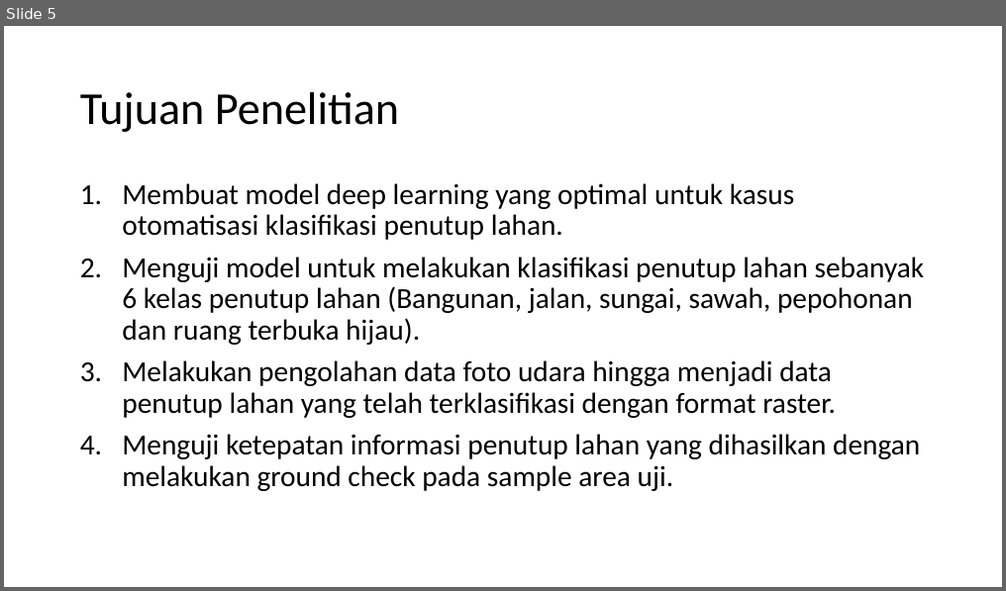
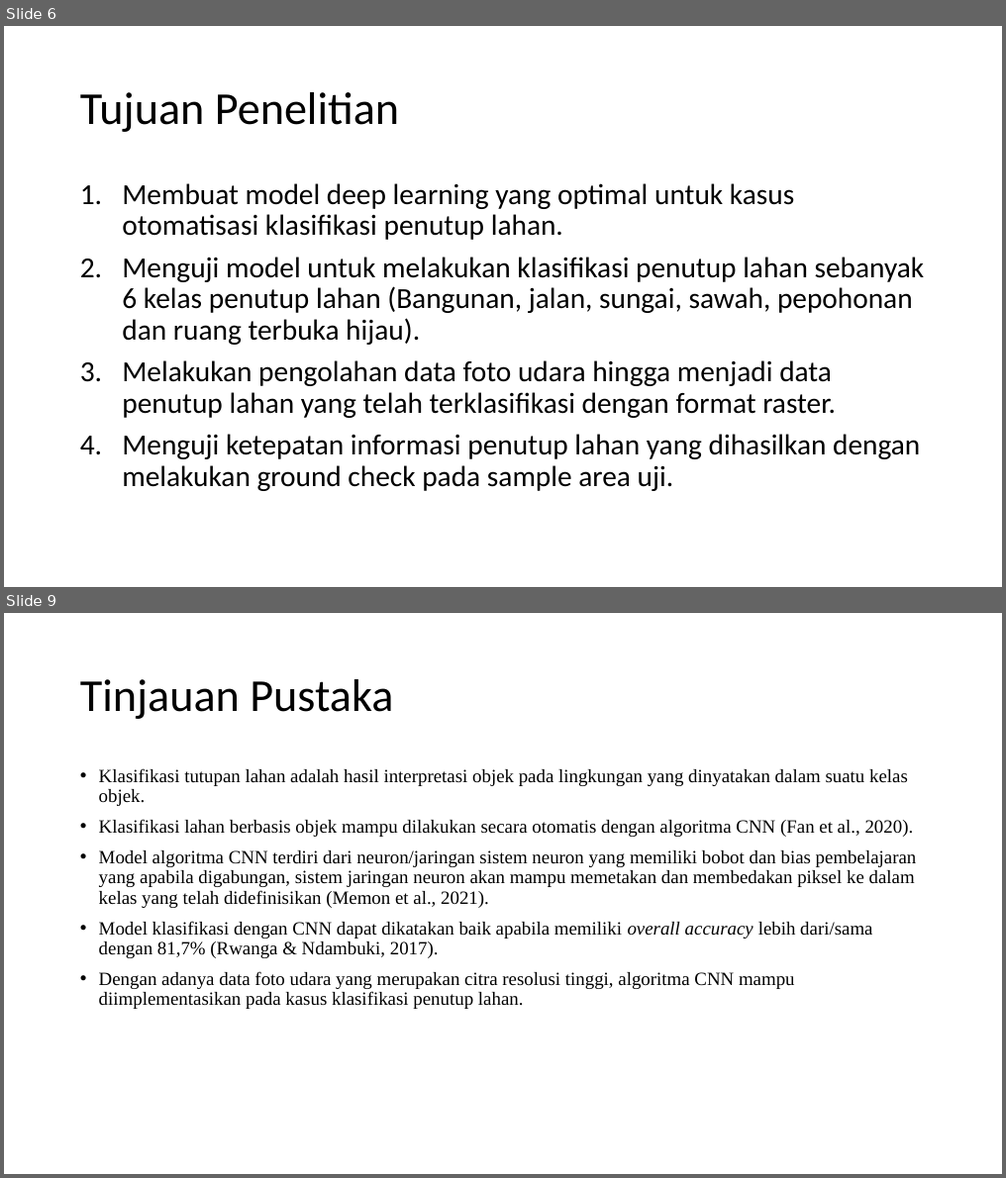
Before and after one commit to fakmalpradana/skripsi, a slide deck: Seminar Proposal Skripsi.pptx. Shown one above the other, each under a label of ours: slide 5 before the commit, slides 6 and 9 after it; the slides between them are not shown. The pictures are 1006x591 and 1006x1178 pixels, drawn with LibreOffice and Linux fonts; fonts in the diff are those of the drawing. Boxes give left, top, right and bottom in pixels: in the first picture for what was removed or moved away, otherwise in the second. Text is boxed around its words. In the diff, an @@ line names an element or a change of style, - is before the commit and + after.

Commit message:
menambahkan pendahuluan pada ppt seminar proposal

```diff
--- a/Seminar Proposal Skripsi.pptx
+++ b/Seminar Proposal Skripsi.pptx
@@ slide 9 added at (4,613,1002,1174), background #FFFFFF @@
@@ title added at (80,679,393,719), 44 pt, text #000000 @@
+Tinjauan Pustaka
@@ text added at (99,768,917,1009), 18 pt, text #000000 @@
+• Klasifikasi tutupan lahan adalah hasil interpretasi objek pada lingkungan yang dinyatakan dalam suatu kelas objek.
+• Klasifikasi lahan berbasis objek mampu dilakukan secara otomatis dengan algoritma CNN (Fan et al., 2020).
+• Model algoritma CNN terdiri dari neuron/jaringan sistem neuron yang memiliki bobot dan bias pembelajaran yang apabila digabungan, sistem jaringan neuron akan mampu memetakan dan membedakan piksel ke dalam kelas yang telah didefinisikan (Memon et al., 2021).
+• Model klasifikasi dengan CNN dapat dikatakan baik apabila memiliki overall accuracy lebih dari/sama dengan 81,7% (Rwanga & Ndambuki, 2017).
+• Dengan adanya data foto udara yang merupakan citra resolusi tinggi, algoritma CNN mampu diimplementasikan pada kasus klasifikasi penutup lahan.
@@ what was slide 5 is now slide 6 @@
```
Also in this commit, not shown: 5 other slides added.
